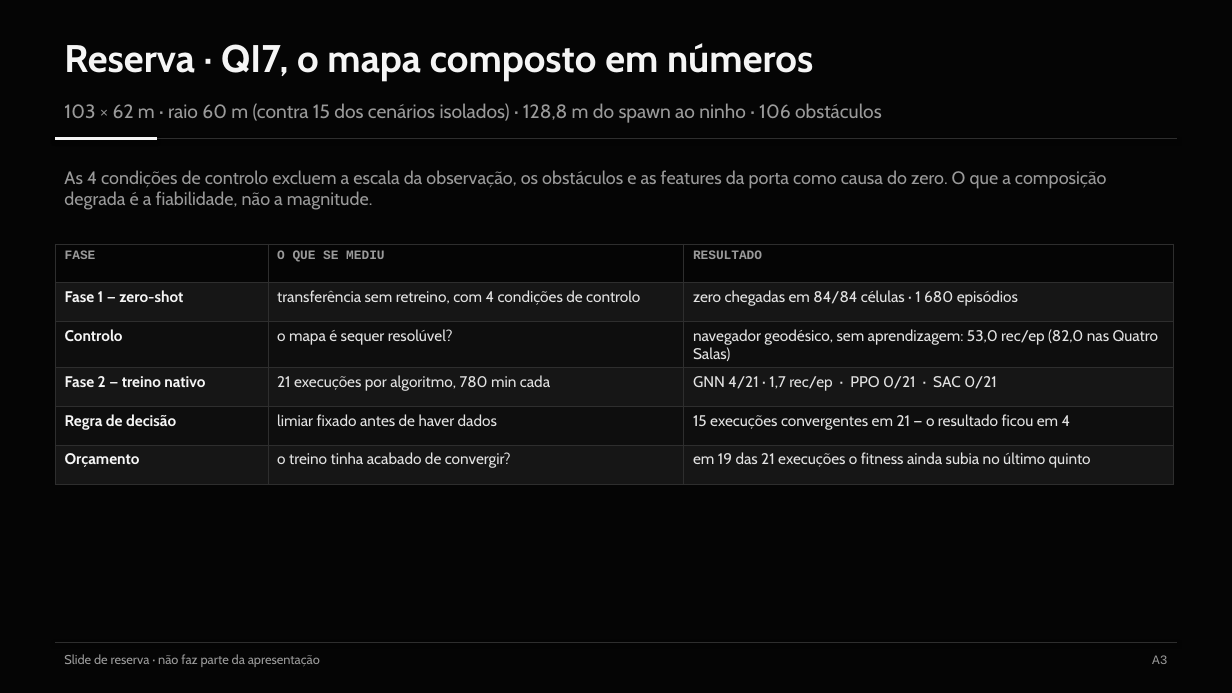
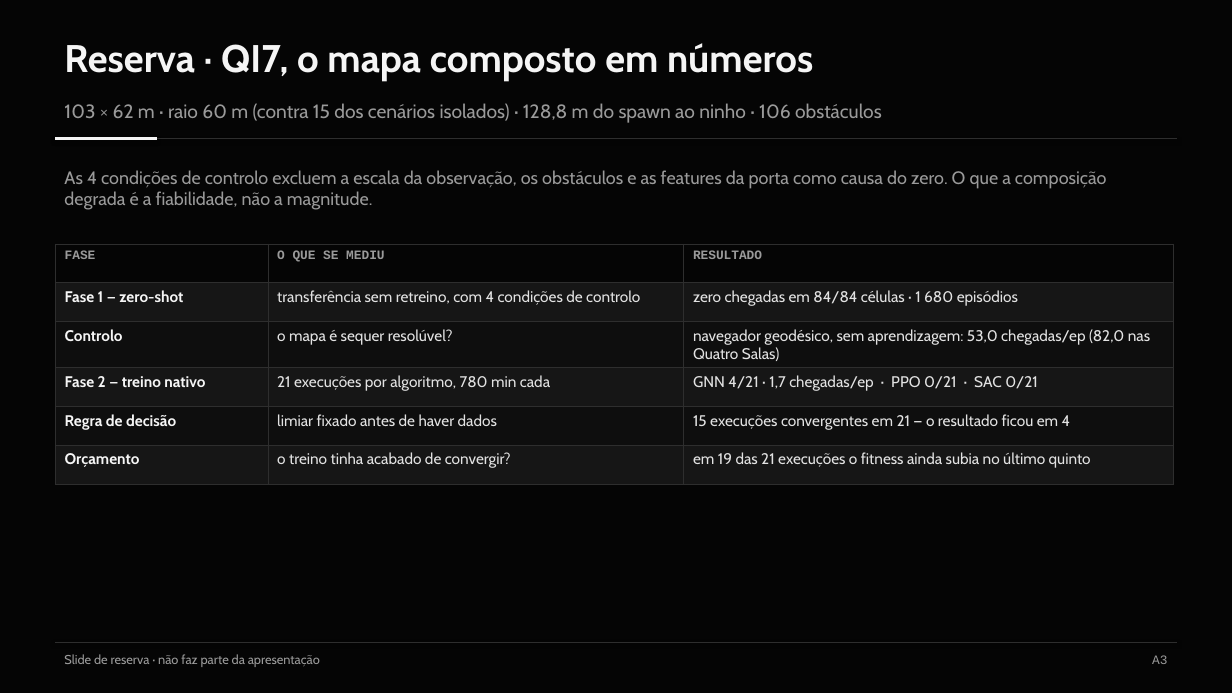
Before and after one commit to Pombo2001/swarm-robotics-tese, a slide deck: slide 23 of Defesa/slides_defesa.pptx (slide 22 before the commit). Drawn at 1232x693 pixels with LibreOffice and Linux fonts; fonts in the diff are those of the drawing. Boxes give left, top, right and bottom in pixels: in the first picture for what was removed or moved away, otherwise in the second. Text is boxed around its words. In the diff, an @@ line names an element or a change of style, - is before the commit and + after.

```diff
--- a/Defesa/slides_defesa.pptx
+++ b/Defesa/slides_defesa.pptx
@@ table at bbox=[55, 244, 1174, 477] @@
-row 3, column 3: navegador geodésico, sem aprendizagem: 53,0 rec/ep (82,0 nas Quatro Salas)
+row 3, column 3: navegador geodésico, sem aprendizagem: 53,0 chegadas/ep (82,0 nas Quatro Salas)
-row 4, column 3: GNN 4/21 · 1,7 rec/ep · PPO 0/21 · SAC 0/21
+row 4, column 3: GNN 4/21 · 1,7 chegadas/ep · PPO 0/21 · SAC 0/21
```
Also in this commit, not shown: 18 other slides changed, 1 slide added, 5 other files.
